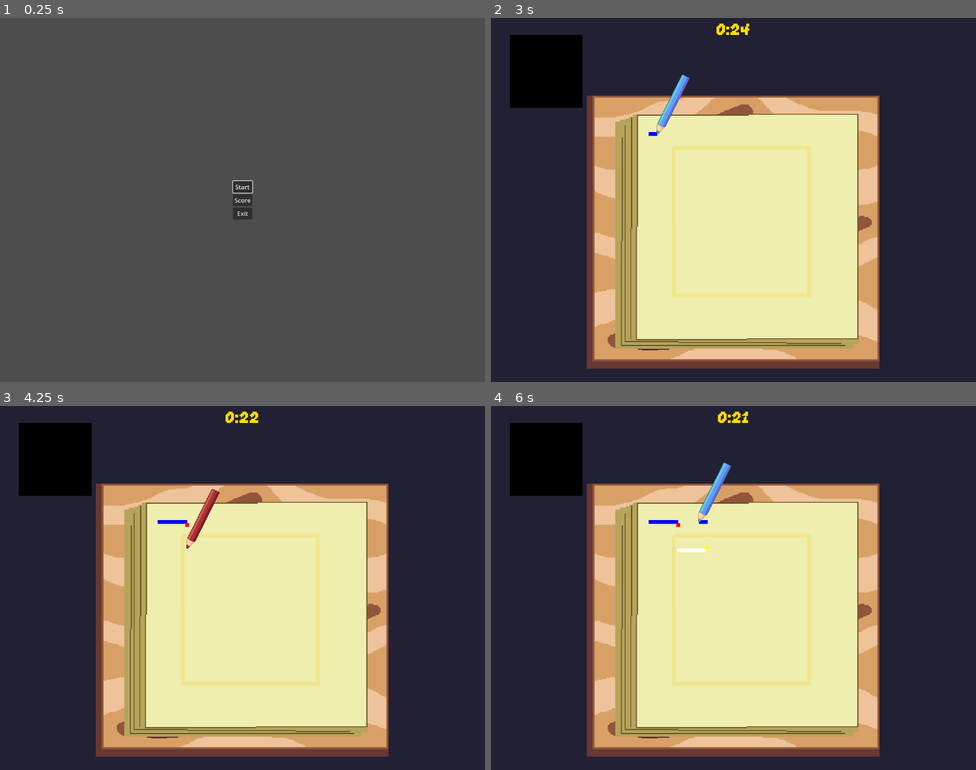
Above: before the commit, frames 1-4 (two rows, left to right).
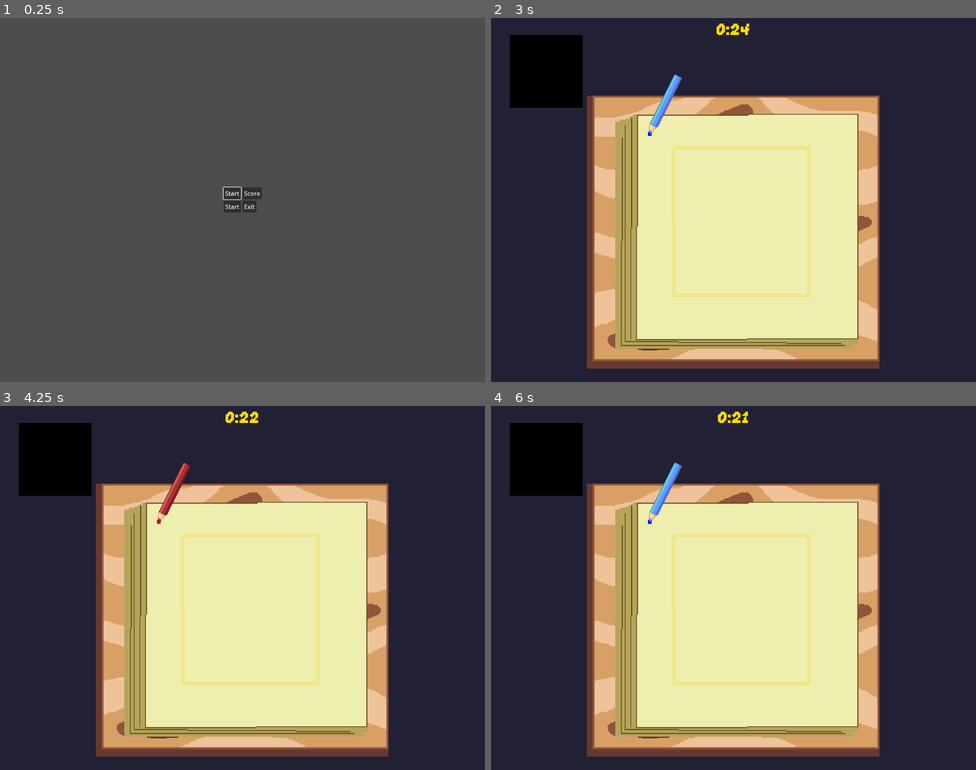
Above: after the commit, the same moments.

Repository: feliperieder/ultimate-color
Game: Godot game, scene res://Menus/Menu.tscn
Same seed, same stepped clock (60 frames per second), same inputs: the game is played once before the commit and once after it.
Inputs:
- Up to frame 1 (0.25 s): no input
- Up to frame 2 (3 s): click "Score" at 0.5 s; click "Back" at 1.25 s; click "Start" at 2 s; tap Enter at 2.75 s; hold Right (ui_right) from 2.78 s (still down); hold A (blue_color) from 2.78 s (still down)
- Up to frame 3 (4.25 s): release Right (ui_right) at 3.53 s; release A (blue_color) at 3.53 s; hold Down (ui_down) from 3.53 s (still down); tap Q (red_color) at 3.6 s
- Up to frame 4 (6 s): release Down (ui_down) at 4.28 s; hold Right (ui_right) 4.28-5.03 s; hold S (white_color) 4.28-5.03 s; hold Up (ui_up) 5.03-5.78 s; tap W (yellow_color) at 5.1 s; hold Left (ui_left) from 5.78 s (still down); hold A (blue_color) from 5.78 s (still down)

The runs differ from the first frame. In frame 1, 0.5% of the frame differs, in the area x 45-54%, y 44-56%; in frame 2, 0.5%; in frame 3, 0.7%; in frame 4, 0.8%, in the area x 32-50%, y 15-41%.

Commit message:
some adaptations

Diff:
--- a/Levels/level3.tscn
+++ b/Levels/level3.tscn
@@ -10,7 +10,7 @@
 
 [node name="Main" type="Node2D"]
 script = ExtResource("1_cxed1")
-level = 2
+level = 3
 
 [node name="BgAzul" type="Sprite2D" parent="."]
 texture_filter = 1
@@ -19,7 +19,7 @@
 texture = ExtResource("2_2ku6a")
 
 [node name="Timer" parent="." instance=ExtResource("3_ym8bh")]
-timer_time = 50
+timer_time = 55
 
 [node name="PlayerTest" parent="." instance=ExtResource("4_0cjo1")]
 position = Vector2(494, 324)
--- a/Levels/level4.tscn
+++ b/Levels/level4.tscn
@@ -19,7 +19,7 @@
 texture = ExtResource("2_t78oi")
 
 [node name="Timer" parent="." instance=ExtResource("3_s6fvl")]
-timer_time = 45
+timer_time = 25
 
 [node name="PlayerTest" parent="." instance=ExtResource("4_dqqbi")]
 position = Vector2(494, 324)
--- a/Menus/Menu.tscn
+++ b/Menus/Menu.tscn
@@ -20,18 +20,29 @@
 grow_horizontal = 2
 grow_vertical = 2
 
-[node name="Start" type="Button" parent="CanvasLayer/VBoxContainer"]
+[node name="HBoxContainer" type="HBoxContainer" parent="CanvasLayer/VBoxContainer"]
+layout_mode = 2
+
+[node name="Start" type="Button" parent="CanvasLayer/VBoxContainer/HBoxContainer"]
 layout_mode = 2
 text = "Start"
 
-[node name="Score" type="Button" parent="CanvasLayer/VBoxContainer"]
+[node name="Score" type="Button" parent="CanvasLayer/VBoxContainer/HBoxContainer"]
 layout_mode = 2
 text = "Score"
 
-[node name="Quit" type="Button" parent="CanvasLayer/VBoxContainer"]
+[node name="HBoxContainer2" type="HBoxContainer" parent="CanvasLayer/VBoxContainer"]
+layout_mode = 2
+
+[node name="HowToPlay" type="Button" parent="CanvasLayer/VBoxContainer/HBoxContainer2"]
+layout_mode = 2
+text = "Start"
+
+[node name="Quit" type="Button" parent="CanvasLayer/VBoxContainer/HBoxContainer2"]
 layout_mode = 2
 text = "Exit"
 
-[connection signal="pressed" from="CanvasLayer/VBoxContainer/Start" to="." method="_on_start_pressed"]
-[connection signal="pressed" from="CanvasLayer/VBoxContainer/Score" to="." method="_on_score_pressed"]
-[connection signal="pressed" from="CanvasLayer/VBoxContainer/Quit" to="." method="_on_quit_pressed"]
+[connection signal="pressed" from="CanvasLayer/VBoxContainer/HBoxContainer/Start" to="." method="_on_start_pressed"]
+[connection signal="pressed" from="CanvasLayer/VBoxContainer/HBoxContainer/Score" to="." method="_on_score_pressed"]
+[connection signal="pressed" from="CanvasLayer/VBoxContainer/HBoxContainer2/HowToPlay" to="." method="_on_start_pressed"]
+[connection signal="pressed" from="CanvasLayer/VBoxContainer/HBoxContainer2/Quit" to="." method="_on_quit_pressed"]
--- a/Menus/menu.gd
+++ b/Menus/menu.gd
@@ -6,7 +6,7 @@
 
 # Called when the node enters the scene tree for the first time.
 func _ready() -> void:
-	$CanvasLayer/VBoxContainer/Start.grab_focus()
+	$CanvasLayer/VBoxContainer/HBoxContainer/Start.grab_focus()
 
 
 # Called every frame. 'delta' is the elapsed time since the previous frame.
--- a/Players/player_test.gd
+++ b/Players/player_test.gd
@@ -38,7 +38,7 @@
 func _physics_process(delta: float) -> void:
 	# Get the input direction and handle the movement/deceleration.
 	# As good practice, you should replace UI actions with custom gameplay actions.
-	var direction_h := Input.get_axis("ui_left", "ui_right")
+	var direction_h := Input.get_axis("left", "right")
 	if direction_h:
 		velocity.x = direction_h * SPEED
 	else:
@@ -49,7 +49,7 @@
 	elif global_position.x > 965:
 		global_position.x = 965
 
-	var direction_v := Input.get_axis("ui_up", "ui_down")
+	var direction_v := Input.get_axis("up", "down")
 	if direction_v:
 		velocity.y = direction_v * SPEED
 	else:
--- a/level_line.gd
+++ b/level_line.gd
@@ -11,7 +11,7 @@
 const COLOR_BLUE = Color.CORNFLOWER_BLUE
 const COLOR_WHITE = Color.FLORAL_WHITE
 const COLOR_PURPLE = Color.MEDIUM_PURPLE
-const COLOR_PINK = Color.LIGHT_PINK
+const COLOR_PINK = Color.MISTY_ROSE
 const COLOR_GREEN = Color.LIGHT_GREEN
 const COLOR_LIGHT_YELLOW = Color.LIGHT_GOLDENROD
 
--- a/project.godot
+++ b/project.godot
@@ -35,18 +35,32 @@
 , Object(InputEventJoypadButton,"resource_local_to_scene":false,"resource_name":"","device":-1,"button_index":0,"pressure":0.0,"pressed":true,"script":null)
 ]
 }
+ui_left={
+"deadzone": 0.5,
+"events": [Object(InputEventKey,"resource_local_to_scene":false,"resource_name":"","device":0,"window_id":0,"alt_pressed":false,"shift_pressed":false,"ctrl_pressed":false,"meta_pressed":false,"pressed":false,"keycode":4194319,"physical_keycode":0,"key_label":0,"unicode":0,"location":0,"echo":false,"script":null)
+, Object(InputEventJoypadButton,"resource_local_to_scene":false,"resource_name":"","device":0,"button_index":13,"pressure":0.0,"pressed":false,"script":null)
+, Object(InputEventJoypadMotion,"resource_local_to_scene":false,"resource_name":"","device":-1,"axis":0,"axis_value":-1.0,"script":null)
+]
+}
+ui_right={
+"deadzone": 0.5,
+"events": [Object(InputEventKey,"resource_local_to_scene":false,"resource_name":"","device":0,"window_id":0,"alt_pressed":false,"shift_pressed":false,"ctrl_pressed":false,"meta_pressed":false,"pressed":false,"keycode":4194321,"physical_keycode":0,"key_label":0,"unicode":0,"location":0,"echo":false,"script":null)
+, Object(InputEventJoypadButton,"resource_local_to_scene":false,"resource_name":"","device":0,"button_index":14,"pressure":0.0,"pressed":false,"script":null)
+, Object(InputEventJoypadMotion,"resource_local_to_scene":false,"resource_name":"","device":-1,"axis":0,"axis_value":1.0,"script":null)
+]
+}
 ui_up={
 "deadzone": 0.5,
 "events": [Object(InputEventKey,"resource_local_to_scene":false,"resource_name":"","device":0,"window_id":0,"alt_presse …(194 unchanged characters)…
 , Object(InputEventJoypadButton,"resource_local_to_scene":false,"resource_name":"","device":0,"button_index":11,"pressure":0.0,"pressed":false,"script":null)
-, Object(InputEventJoypadMotion,"resource_local_to_scene":false,"resource_name":"","device":0,"axis":1,"axis_value":-1.0,"script":null)
+, Object(InputEventJoypadMotion,"resource_local_to_scene":false,"resource_name":"","device":-1,"axis":1,"axis_value":-1.0,"script":null)
 ]
 }
 ui_down={
 "deadzone": 0.5,
 "events": [Object(InputEventKey,"resource_local_to_scene":false,"resource_name":"","device":0,"window_id":0,"alt_presse …(194 unchanged characters)…
 , Object(InputEventJoypadButton,"resource_local_to_scene":false,"resource_name":"","device":0,"button_index":12,"pressure":0.0,"pressed":false,"script":null)
-, Object(InputEventJoypadMotion,"resource_local_to_scene":false,"resource_name":"","device":0,"axis":1,"axis_value":1.0,"script":null)
+, Object(InputEventJoypadMotion,"resource_local_to_scene":false,"resource_name":"","device":-1,"axis":1,"axis_value":1.0,"script":null)
 ]
 }
 red_color={
@@ -77,3 +91,25 @@
 , Object(InputEventJoypadButton,"resource_local_to_scene":false,"resource_name":"","device":1,"button_index":1,"pressure":0.0,"pressed":true,"script":null)
 ]
 }
+up={
+"deadzone": 0.5,
+"events": [Object(InputEventJoypadMotion,"resource_local_to_scene":false,"resource_name":"","device":0,"axis":1,"axis_value":-1.0,"script":null)
+]
+}
+down={
+"deadzone": 0.5,
+"events": [Object(InputEventJoypadMotion,"resource_local_to_scene":false,"resource_name":"","device":0,"axis":1,"axis_value":1.0,"script":null)
+]
+}
+left={
+"deadzone": 0.5,
+"events": [Object(InputEventJoypadMotion,"resource_local_to_scene":false,"resource_name":"","device":1,"axis":0,"axis_value":-1.0,"script":null)
+, Object(InputEventJoypadMotion,"resource_local_to_scene":false,"resource_name":"","device":-1,"axis":2,"axis_value":-1.0,"script":null)
+]
+}
+right={
+"deadzone": 0.5,
+"events": [Object(InputEventJoypadMotion,"resource_local_to_scene":false,"resource_name":"","device":1,"axis":0,"axis_value":1.0,"script":null)
+, Object(InputEventJoypadMotion,"resource_local_to_scene":false,"resource_name":"","device":-1,"axis":2,"axis_value":1.0,"script":null)
+]
+}
Not shown, changed: ScoreSave/save_data.txt
